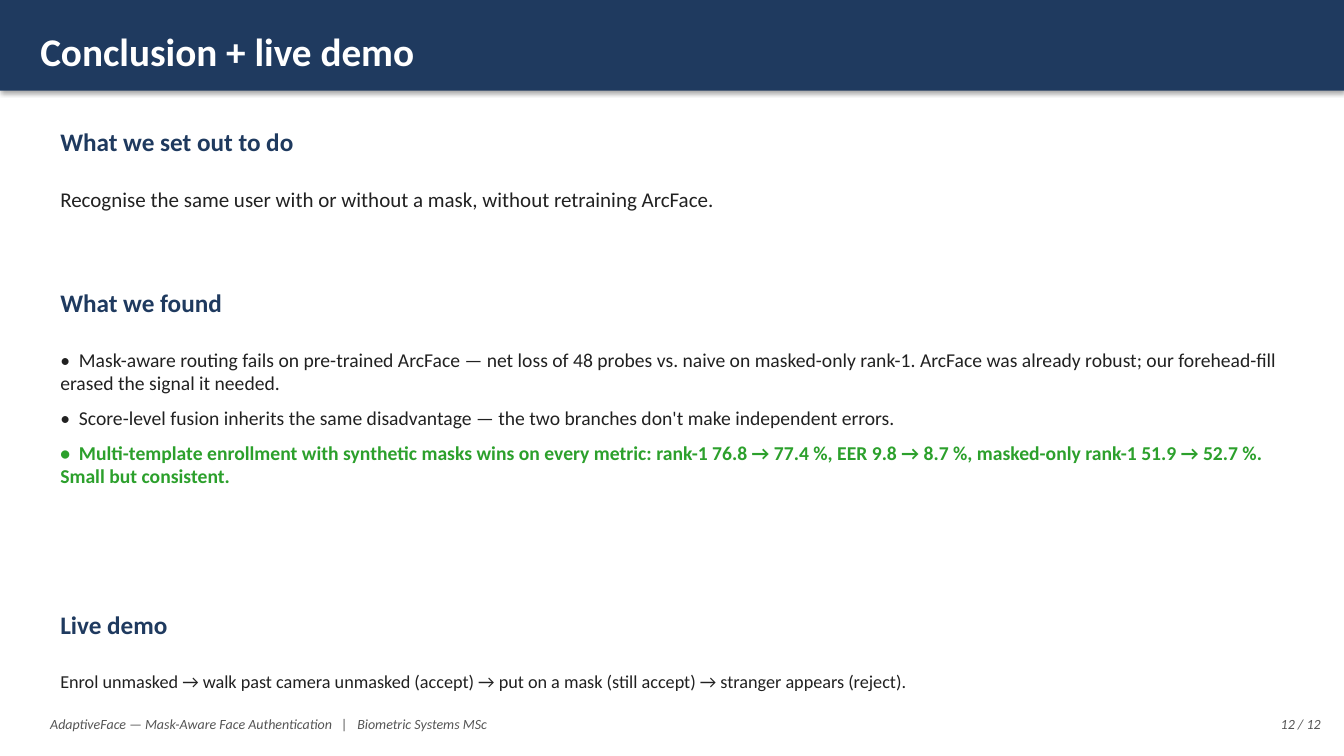
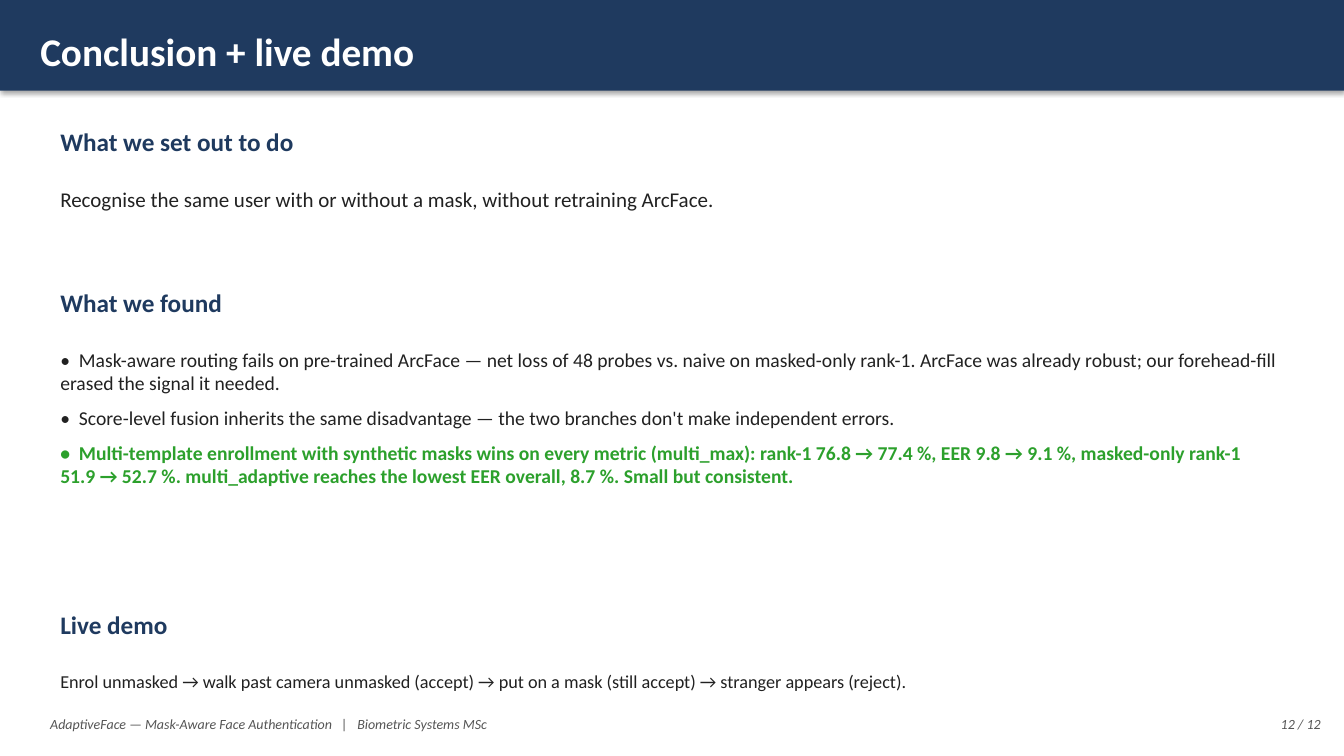
Before and after one commit to kutayserin/adaptiveface, a slide deck: slide 12 of report/AdaptiveFace_presentation.pptx. Drawn at 1344x756 pixels with LibreOffice and Linux fonts; fonts in the diff are those of the drawing. Boxes give left, top, right and bottom in pixels: in the first picture for what was removed or moved away, otherwise in the second. Text is boxed around its words. In the diff, an @@ line names an element or a change of style, - is before the commit and + after.

```diff
--- a/report/AdaptiveFace_presentation.pptx
+++ b/report/AdaptiveFace_presentation.pptx
@@ text at (60, 445, 1240, 486): text changed @@
-• Multi-template enrollment with synthetic masks wins on every metric: rank-1 76.8 → 77.4 %, EER 9.8 → 8.7 %, masked-only rank-1 51.9 → 52.7 %. Small but consistent.
+• Multi-template enrollment with synthetic masks wins on every metric (multi_max): rank-1 76.8 → 77.4 %, EER 9.8 → 9.1 %, masked-only rank-1 51.9 → 52.7 %. multi_adaptive reaches the lowest EER overall, 8.7 %. Small but consistent.
```
Also in this commit, not shown: 3 other files.
